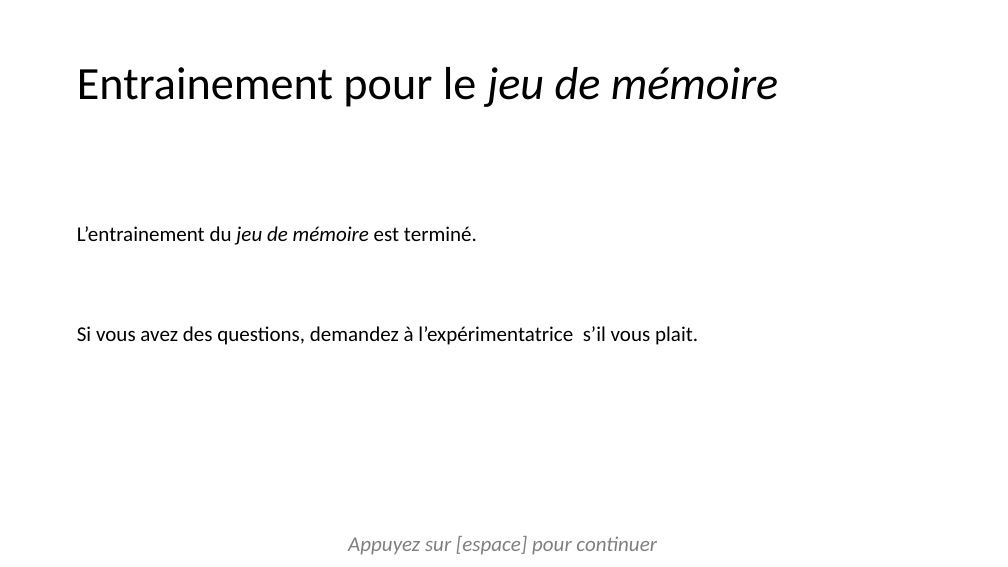
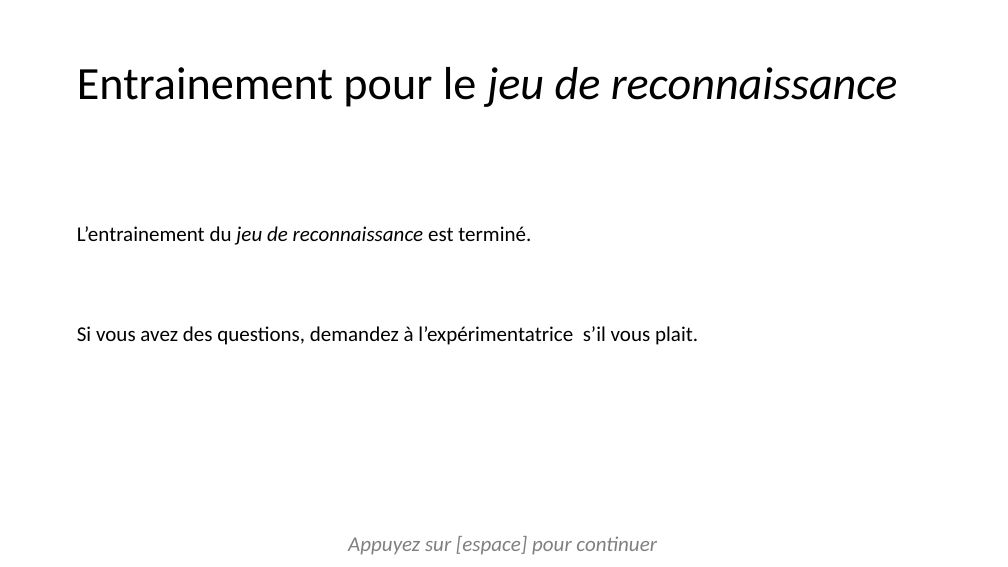
Before and after one commit to jusporrer/Emotion_regulation, a slide deck: slide 18 of instructions/instructionsDiapo.pptx (slide 16 before the commit). Drawn at 1008x567 pixels with LibreOffice and Linux fonts; fonts in the diff are those of the drawing. Boxes give left, top, right and bottom in pixels: in the first picture for what was removed or moved away, otherwise in the second. Text is boxed around its words. In the diff, an @@ line names an element or a change of style, - is before the commit and + after.

```diff
--- a/instructions/instructionsDiapo.pptx
+++ b/instructions/instructionsDiapo.pptx
@@ title at box(77, 67, 898, 107): text changed; italic on @@
-Entrainement pour le jeu de mémoire
+Entrainement pour le jeu de reconnaissance
@@ text at box(77, 226, 531, 245): text changed @@
-L’entrainement du jeu de mémoire est terminé.
+L’entrainement du jeu de reconnaissance est terminé.
```
Also in this commit, not shown: 14 other slides changed, 2 slides added, 35 other files.
